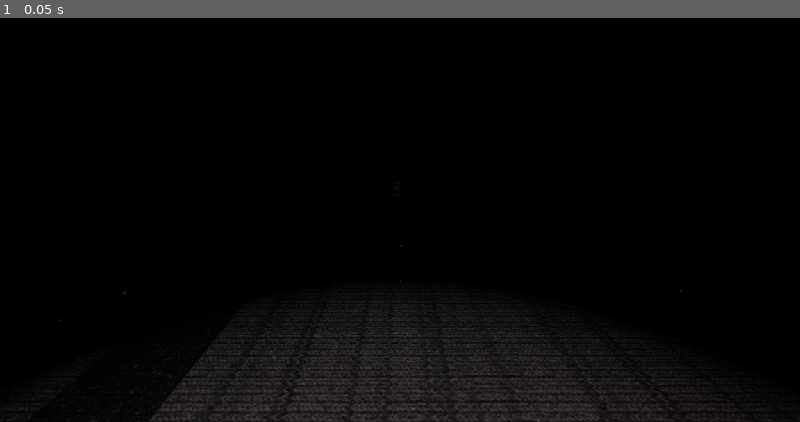
Above: before the commit, frame 1.
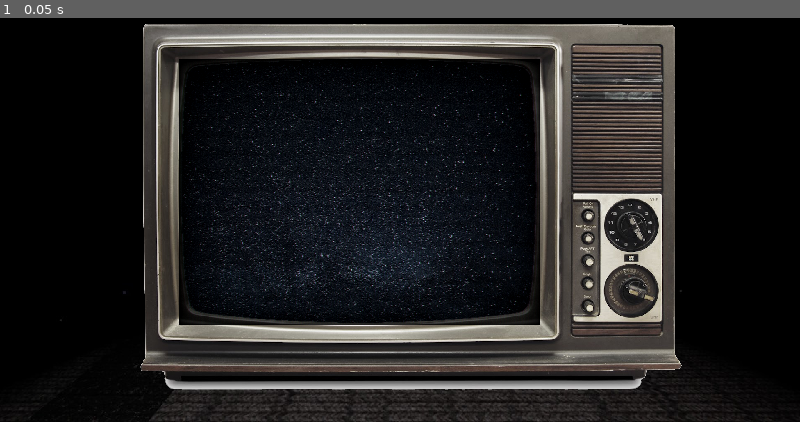
Above: after the commit, the same moment.

Repository: Dynamic-Weather-Systems/MoonWare
Game: Godot game, scene res://scenes/main_scene.tscn
The game is run twice, just before and just after one commit, with the same random seed, the same clock (stepped at 60 frames per second) and the same inputs.
Inputs:
- Up to frame 1 (0.05 s): no input

The runs differ from the first frame. In frame 1, 35% of the frame differs, in the area x 17-86%, y 1-93%.

Commit message:
Update CRTShader
- Shader parameters updated
- Shader high/low contrast and high/low resolution tested

Diff:
--- a/moonware/scenes/main_scene.tscn
+++ b/moonware/scenes/main_scene.tscn
@@ -1,33 +1,34 @@
-[gd_scene load_steps=7 format=3 uid="uid://w4fkroo78can"]
+[gd_scene load_steps=8 format=3 uid="uid://w4fkroo78can"]
 
 [ext_resource type="Texture2D" uid="uid://cjh6ymwxvvcos" path="res://Assets/Art/black room.jpg" id="1_5n1j4"]
 [ext_resource type="Texture2D" uid="uid://b8h1go2aktdv8" path="res://Assets/Art/television.png" id="2_glg3e"]
 [ext_resource type="Shader" path="res://Assets/Shaders/vhs_shader.gdshader" id="3_a3ver"]
 [ext_resource type="FontFile" uid="uid://bkyjfo6cxbj1v" path="res://Assets/Fonts/BLASTIMO SANS.ttf" id="3_r5jth"]
+[ext_resource type="Texture2D" uid="uid://ba6w8e82k2don" path="res://Assets/Art/ResTest/lowcontrastmedres11.jpg" id="4_l8s0x"]
 
 [sub_resource type="ShaderMaterial" id="ShaderMaterial_os521"]
 shader = ExtResource("3_a3ver")
 shader_parameter/overlay = true
-shader_parameter/scanlines_opacity = 0.4
+shader_parameter/scanlines_opacity = 0.1
 shader_parameter/scanlines_width = 0.25
-shader_parameter/grille_opacity = 0.3
-shader_parameter/resolution = Vector2(640, 480)
-shader_parameter/pixelate = true
-shader_parameter/roll = true
+shader_parameter/grille_opacity = 0.15
+shader_parameter/resolution = Vector2(1920, 1080)
+shader_parameter/pixelate = false
+shader_parameter/roll = false
 shader_parameter/roll_speed = 8.0
-shader_parameter/roll_size = 15.0
+shader_parameter/roll_size = 0.0
 shader_parameter/roll_variation = 1.8
 shader_parameter/distort_intensity = 0.05
 shader_parameter/noise_opacity = 0.4
 shader_parameter/noise_speed = 5.0
 shader_parameter/static_noise_intensity = 0.06
-shader_parameter/aberration = 0.03
+shader_parameter/aberration = 0.00500005
 shader_parameter/brightness = 1.4
 shader_parameter/discolor = true
-shader_parameter/warp_amount = 1.0
+shader_parameter/warp_amount = 0.0
 shader_parameter/clip_warp = false
 shader_parameter/vignette_intensity = 0.4
-shader_parameter/vignette_opacity = 0.5
+shader_parameter/vignette_opacity = 1.0
 
 [sub_resource type="Theme" id="Theme_ujtui"]
 default_font = ExtResource("3_r5jth")
@@ -40,8 +41,7 @@
 metadata/_edit_lock_ = true
 
 [node name="TVTextureRect" type="TextureRect" parent="."]
-visible = false
-z_index = 100
+z_index = 1
 offset_left = 108.0
 offset_right = 2028.0
 offset_bottom = 1292.0
@@ -49,7 +49,7 @@
 texture = ExtResource("2_glg3e")
 
 [node name="MarginContainer" type="MarginContainer" parent="TVTextureRect"]
-z_index = -100
+z_index = -1
 layout_mode = 1
 anchors_preset = 15
 anchor_right = 1.0
@@ -82,7 +82,27 @@
 grow_horizontal = 2
 grow_vertical = 2
 
+[node name="ColorRect" type="ColorRect" parent="TVTextureRect/MarginContainer/Control/Screen"]
+layout_mode = 1
+anchors_preset = 15
+anchor_right = 1.0
+anchor_bottom = 1.0
+grow_horizontal = 2
+grow_vertical = 2
+color = Color(0.129412, 0.152941, 0.14902, 1)
+
+[node name="TextureRect" type="TextureRect" parent="TVTextureRect/MarginContainer/Control/Screen"]
+layout_mode = 1
+anchors_preset = 15
+anchor_right = 1.0
+anchor_bottom = 1.0
+grow_horizontal = 2
+grow_vertical = 2
+texture = ExtResource("4_l8s0x")
+expand_mode = 1
+
 [node name="MainMenuUI" type="Control" parent="TVTextureRect/MarginContainer/Control/Screen"]
+visible = false
 layout_mode = 1
 anchors_preset = 15
 anchor_right = 1.0
Not shown, added: moonware/Assets/Art/ResTest/highContrastLargeres.jpg.import
Binary file added: moonware/Assets/Art/ResTest/highContrastLowres.jpg
Not shown, added: moonware/Assets/Art/ResTest/highContrastLowres.jpg.import
Binary file added: moonware/Assets/Art/ResTest/highContrastMedres.jpg
Not shown, added: moonware/Assets/Art/ResTest/highContrastMedres.jpg.import
Binary file added: moonware/Assets/Art/ResTest/lowcontrasthighres.jpg
Not shown, added: moonware/Assets/Art/ResTest/lowcontrasthighres.jpg.import
Binary file added: moonware/Assets/Art/ResTest/lowcontrastlowres11111.jpg
Not shown, added: moonware/Assets/Art/ResTest/lowcontrastlowres11111.jpg.import
Binary file added: moonware/Assets/Art/ResTest/lowcontrastmedres11.jpg
Not shown, added: moonware/Assets/Art/ResTest/lowcontrastmedres11.jpg.import
Binary file added: moonware/Assets/Art/landscape-photography-tutorials - Copy.jpg
(and 2 more such lines)
